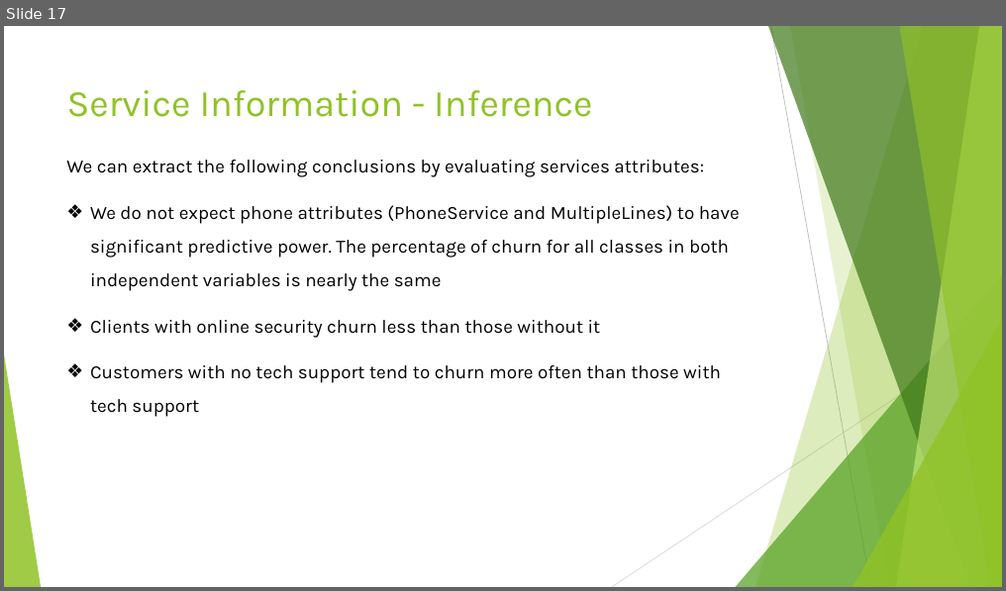
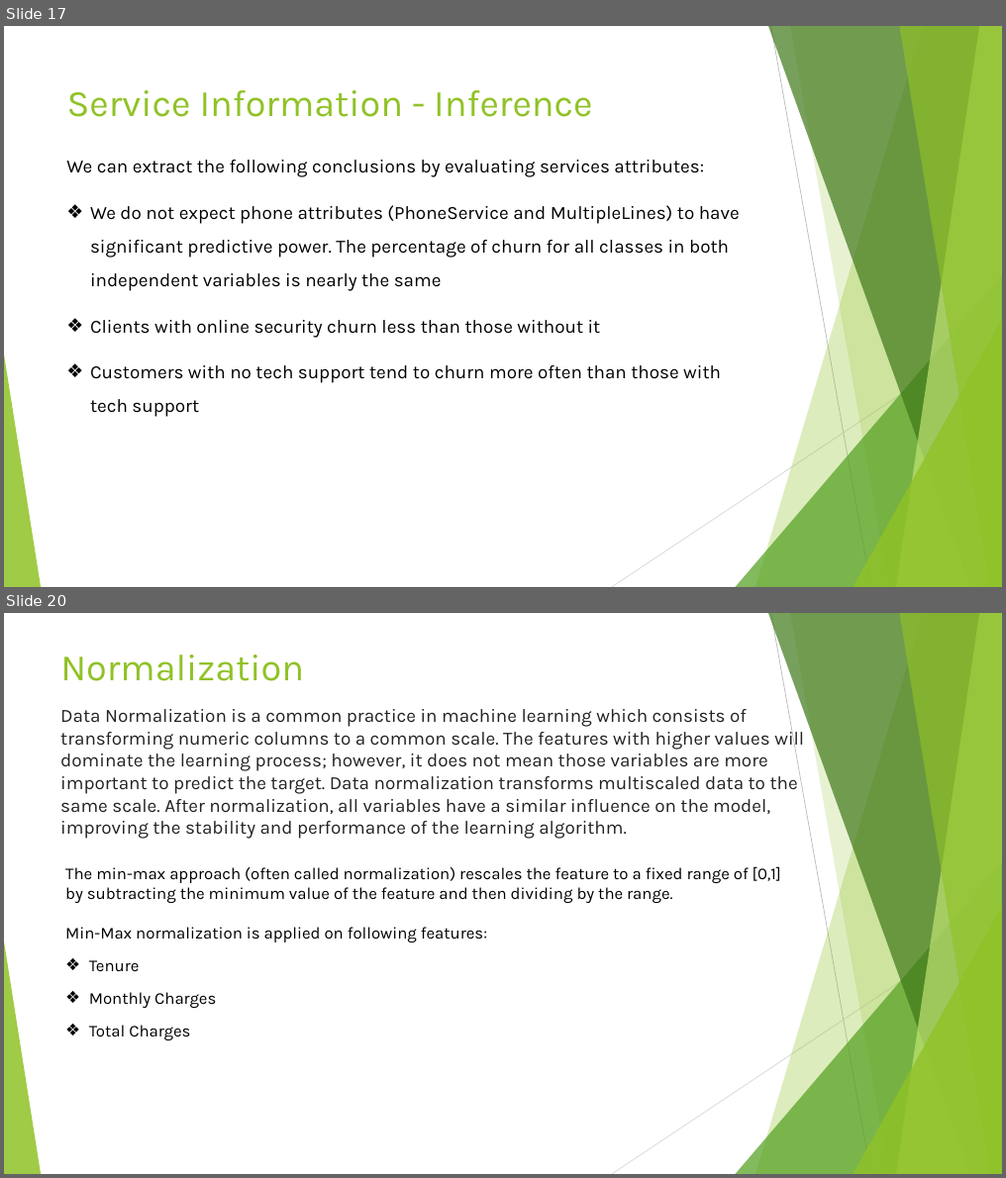
Before and after one commit to Prakul-github/Machine-Learning, a slide deck: Capstone_Project/Capstone project - Telecom Customer Churn.pptx. Shown one above the other, each under a label of ours: slide 17 before the commit, slides 17 and 20 after it; the slides between them are not shown. The pictures are 1006x591 and 1006x1178 pixels, drawn with LibreOffice and Linux fonts; fonts in the diff are those of the drawing. Boxes give left, top, right and bottom in pixels: in the first picture for what was removed or moved away, otherwise in the second. Text is boxed around its words. In the diff, an @@ line names an element or a change of style, - is before the commit and + after.

```diff
--- a/Capstone_Project/Capstone project - Telecom Customer Churn.pptx
+++ b/Capstone_Project/Capstone project - Telecom Customer Churn.pptx
@@ slide 20 added at [4, 613, 1002, 1174], background #FFFFFF; not listed: 10 template elements that a slide beside it also shows @@
@@ title added at [60, 655, 304, 681], 36 pt, text #90C226 @@
+Normalization
@@ text added at [60, 709, 804, 839], 18 pt, text #222222 @@
+Data Normalization is a common practice in machine learning which consists of transforming numeric columns to a common scale. The features with higher values will dominate the learning process; however, it does not mean those variables are more important to predict the target. Data normalization transforms multiscaled data to the same scale. After normalization, all variables have a similar influence on the model, improving the stability and performance of the learning algorithm.
@@ text added at [65, 866, 781, 1041], 16 pt, text #000000 @@
+The min-max approach (often called normalization) rescales the feature to a fixed range of [0,1] by subtracting the minimum value of the feature and then dividing by the range.
+Min-Max normalization is applied on following features:
+❖ Tenure
+❖ Monthly Charges
+❖ Total Charges
```
Also in this commit, not shown: 8 slides changed, 7 other slides added, 2 slides removed, 1 other file.
